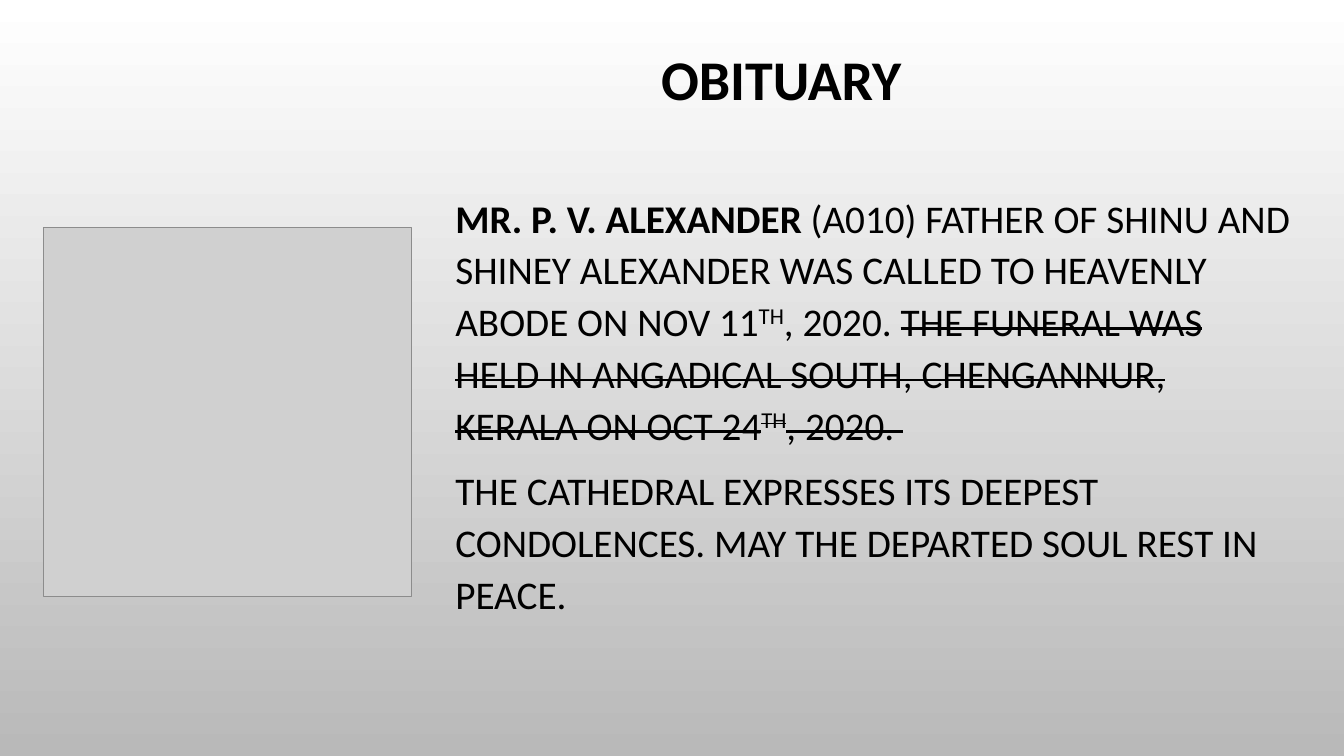
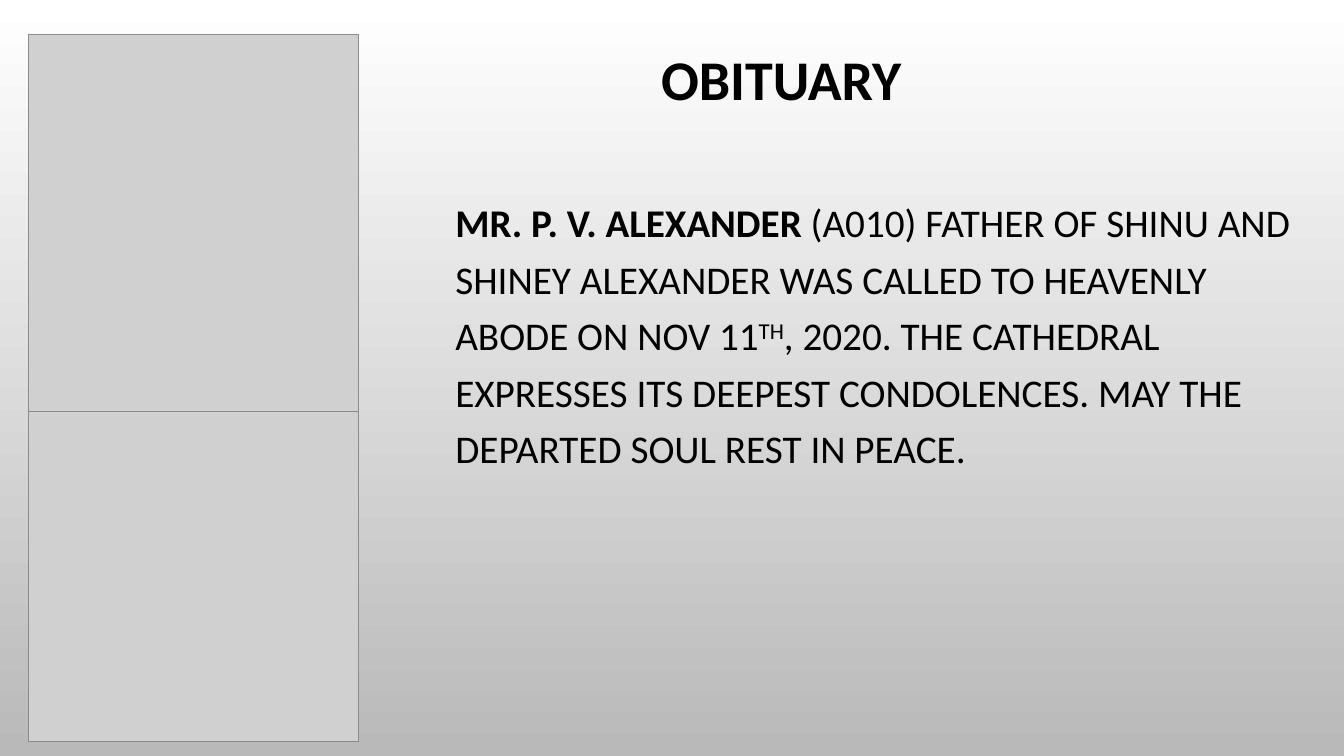
Before and after one commit to stoscsg/openlp-data, a slide deck: slide 1 of stosc_services/PPT/Obituary.pptx. Drawn at 1344x756 pixels with LibreOffice and Linux fonts; fonts in the diff are those of the drawing; grey boxes stand for pictures; background and template pictures are left out. Boxes give left, top, right and bottom in pixels: in the first picture for what was removed or moved away, otherwise in the second. Text is boxed around its words. In the diff, an @@ line names an element or a change of style, - is before the commit and + after.

Commit message:
Obituary

```diff
--- a/stosc_services/PPT/Obituary.pptx
+++ b/stosc_services/PPT/Obituary.pptx
@@ picture added at (x1=29, y1=34, x2=359, y2=411) @@
@@ text at (x1=455, y1=208, x2=1290, y2=464): text changed @@
-MR. P. V. ALEXANDER (A010) FATHER OF SHINU AND SHINEY ALEXANDER WAS CALLED TO HEAVENLY ABODE ON NOV 11TH, 2020. THE FUNERAL WAS HELD IN ANGADICAL SOUTH, CHENGANNUR, KERALA ON OCT 24TH, 2020.
-THE CATHEDRAL EXPRESSES ITS DEEPEST CONDOLENCES. MAY THE DEPARTED SOUL REST IN PEACE.
+MR. P. V. ALEXANDER (A010) FATHER OF SHINU AND SHINEY ALEXANDER WAS CALLED TO HEAVENLY ABODE ON NOV 11TH, 2020. THE CATHEDRAL EXPRESSES ITS DEEPEST CONDOLENCES. MAY THE DEPARTED SOUL REST IN PEACE.
@@ picture resized from (x1=43, y1=228, x2=412, y2=597) to (x1=29, y1=411, x2=359, y2=741) @@
```
